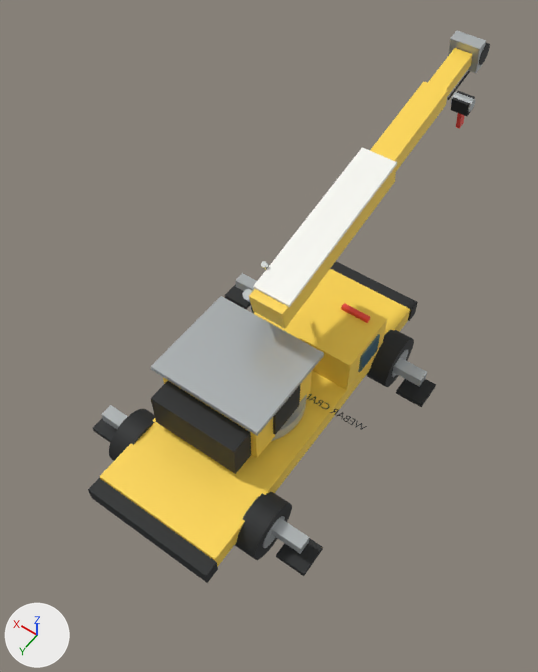
Two versions of the glTF model webar_crane_generated.glb, one commit apart.
Both versions are drawn from a camera (50 mm lens) standing at (-4.02, 5.59, 11.02) and looking at (0.36, -0.53, 1.4). Every picture has the same lights, and +X, +Y and +Z are marked at lower left. The picture after the commit comes second. Where no turn or scale is listed for an object, it has been applied to the vertices.

The first picture shows 'BoomBase_Section', 'BoomBase_TopStripe', 'Boom_SecondStage', 'Chassis_MainFrame', 'Counterweight_Block', 'DriverCab_Body', 'FrontWheel_FL_Tire', 'Hook_Cable', 'MachineryDeck_Railing', 'Outrigger_Front_L_Beam', 'Outrigger_Front_L_Foot', 'Outrigger_Front_R_Beam', 'Outrigger_Front_R_Foot', 'Outrigger_Rear_L_Beam', 'Outrigger_Rear_L_Foot', 'Outrigger_Rear_R_Beam', 'Outrigger_Rear_R_Foot', 'RearWheel_RL_Tire', 'RearWheel_RR_Tire', 'Rear_Counter_Bumper' and 17 more.
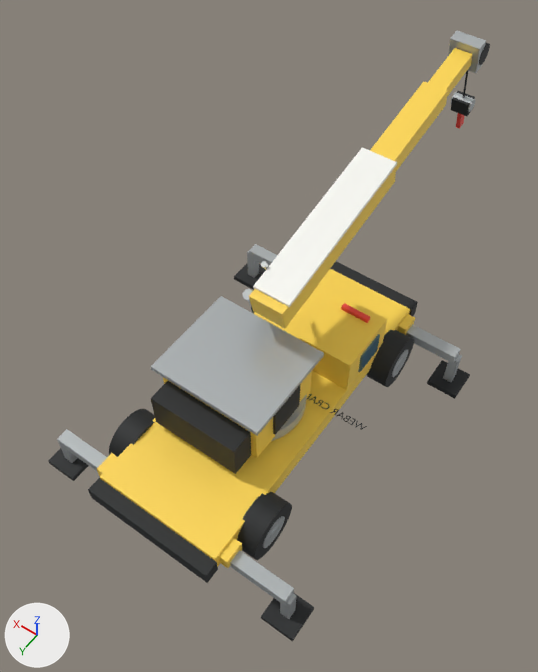
Commit message: Fix cable direction and outrigger placement

Scene script edits in JSON lines:
```json
{"op": "add", "block": "me_cube_022_1", "code": ["me_cube_022_1 = bpy.data.meshes.new('Cube.022')", "me_cube_022_1.from_pydata(...)  # a box spanning x -0.17..0.17, y -0.17..0.17, z -0.12..0.12", "me_cube_022_1.materials.append(mat_industrial_yellow)  # yellow #ffd750"]}
{"op": "add", "block": "me_cube_024_1", "code": ["me_cube_024_1 = bpy.data.meshes.new('Cube.024')", "me_cube_024_1.from_pydata(...)  # a box spanning x -0.08..0.08, y -0.08..0.08, z -0.32..0.32", "me_cube_024_1.materials.append(mat_brushed_steel)  # light grey #b8bdbf"]}
{"op": "set", "path": "ob_outrigger_front_l_beam.location", "old": "(-1.45, -1.8, 0.6)", "new": "(-1.62, -2.55, 0.62)"}
{"op": "set", "path": "ob_outrigger_front_l_foot.location", "old": "(-1.87, -1.8, 0.24)", "new": "(-2.18, -2.55, -0.08)"}
{"op": "set", "path": "ob_outrigger_front_r_beam.location", "old": "(1.45, -1.8, 0.6)", "new": "(1.62, -2.55, 0.62)"}
{"op": "set", "path": "ob_outrigger_front_r_foot.location", "old": "(1.87, -1.8, 0.24)", "new": "(2.18, -2.55, -0.08)"}
{"op": "set", "path": "ob_outrigger_rear_l_beam.location", "old": "(-1.45, 1.8, 0.6)", "new": "(-1.62, 2.55, 0.62)"}
{"op": "set", "path": "ob_outrigger_rear_l_foot.location", "old": "(-1.87, 1.8, 0.24)", "new": "(-2.18, 2.55, -0.08)"}
{"op": "set", "path": "ob_outrigger_rear_r_beam.location", "old": "(1.45, 1.8, 0.6)", "new": "(1.62, 2.55, 0.62)"}
{"op": "set", "path": "ob_outrigger_rear_r_foot.location", "old": "(1.87, 1.8, 0.24)", "new": "(2.18, 2.55, -0.08)"}
{"op": "set", "path": "ob_hook_cable.rotation_euler", "old": "(0.0, 0.0, 0.0)", "new": "(1.571, 0.0, 0.0)", "note": "degrees (0, 0, 0) -> degrees (90, 0, 0)"}
{"op": "add", "block": "ob_outrigger_rear_r_mount", "code": ["ob_outrigger_rear_r_mount = bpy.data.objects.new('Outrigger_Rear_R_Mount', me_cube_022_1)", "ob_outrigger_rear_r_mount.location = (1.08, 2.55, 0.72)"]}
{"op": "add", "block": "ob_outrigger_rear_r_jack", "code": ["ob_outrigger_rear_r_jack = bpy.data.objects.new('Outrigger_Rear_R_Jack', me_cube_024_1)", "ob_outrigger_rear_r_jack.location = (2.18, 2.55, 0.28)"]}
{"op": "add", "block": "ob_outrigger_rear_l_mount", "code": ["ob_outrigger_rear_l_mount = bpy.data.objects.new('Outrigger_Rear_L_Mount', me_cube_022_1.copy())", "ob_outrigger_rear_l_mount.location = (-1.08, 2.55, 0.72)"]}
{"op": "add", "block": "ob_outrigger_rear_l_jack", "code": ["ob_outrigger_rear_l_jack = bpy.data.objects.new('Outrigger_Rear_L_Jack', me_cube_024_1.copy())", "ob_outrigger_rear_l_jack.location = (-2.18, 2.55, 0.28)"]}
{"op": "add", "block": "ob_outrigger_front_r_jack", "code": ["ob_outrigger_front_r_jack = bpy.data.objects.new('Outrigger_Front_R_Jack', me_cube_024_1.copy())", "ob_outrigger_front_r_jack.location = (2.18, -2.55, 0.28)"]}
{"op": "add", "block": "ob_outrigger_front_l_mount", "code": ["ob_outrigger_front_l_mount = bpy.data.objects.new('Outrigger_Front_L_Mount', me_cube_022_1.copy())", "ob_outrigger_front_l_mount.location = (-1.08, -2.55, 0.72)"]}
{"op": "add", "block": "ob_outrigger_front_l_jack", "code": ["ob_outrigger_front_l_jack = bpy.data.objects.new('Outrigger_Front_L_Jack', me_cube_024_1.copy())", "ob_outrigger_front_l_jack.location = (-2.18, -2.55, 0.28)"]}
```

Changed parts and their boxes [x1, y1, x2, y2] in the pictures (538 x 672 px):
```json
{"object": "Outrigger_Rear_L_Foot", "change": "moved", "before": [276, 538, 323, 576], "after": [261, 593, 314, 642]}
{"object": "Outrigger_Rear_L_Beam", "change": "moved", "before": [272, 518, 309, 554], "after": [230, 550, 294, 605]}
{"object": "Outrigger_Front_L_Beam", "change": "moved", "before": [393, 358, 427, 387], "after": [406, 324, 461, 363]}
{"object": "Outrigger_Front_L_Foot", "change": "moved", "before": [396, 379, 436, 407], "after": [427, 360, 470, 399]}
{"object": "Outrigger_Rear_R_Beam", "change": "moved", "before": [101, 405, 128, 429], "after": [57, 429, 107, 471]}
{"object": "Outrigger_Rear_R_Foot", "change": "moved", "before": [93, 418, 117, 443], "after": [48, 448, 89, 481]}
{"object": "Outrigger_Front_R_Foot", "change": "moved", "before": [225, 284, 251, 309], "after": [234, 263, 266, 290]}
{"object": "Outrigger_Front_R_Beam", "change": "moved", "before": [236, 273, 257, 291], "after": [249, 244, 277, 265]}
{"object": "Outrigger_Rear_L_Mount", "change": "added", "after": [219, 537, 242, 568]}
{"object": "Outrigger_Rear_L_Jack", "change": "added", "after": [280, 593, 297, 619]}
{"object": "Outrigger_Front_L_Jack", "change": "added", "after": [443, 354, 462, 382]}
{"object": "Outrigger_Front_L_Mount", "change": "added", "after": [397, 314, 415, 335], "on screen": "mostly hidden"}
{"object": "Outrigger_Front_R_Jack", "change": "added", "after": [247, 251, 259, 278]}
{"object": "Outrigger_Rear_R_Mount", "change": "added", "after": [97, 453, 117, 476]}
{"object": "Hook_Cable", "change": "turned", "before": [447, 71, 470, 100], "after": [463, 70, 468, 98]}
{"object": "Outrigger_Rear_R_Jack", "change": "added", "after": [58, 442, 77, 463]}
```
